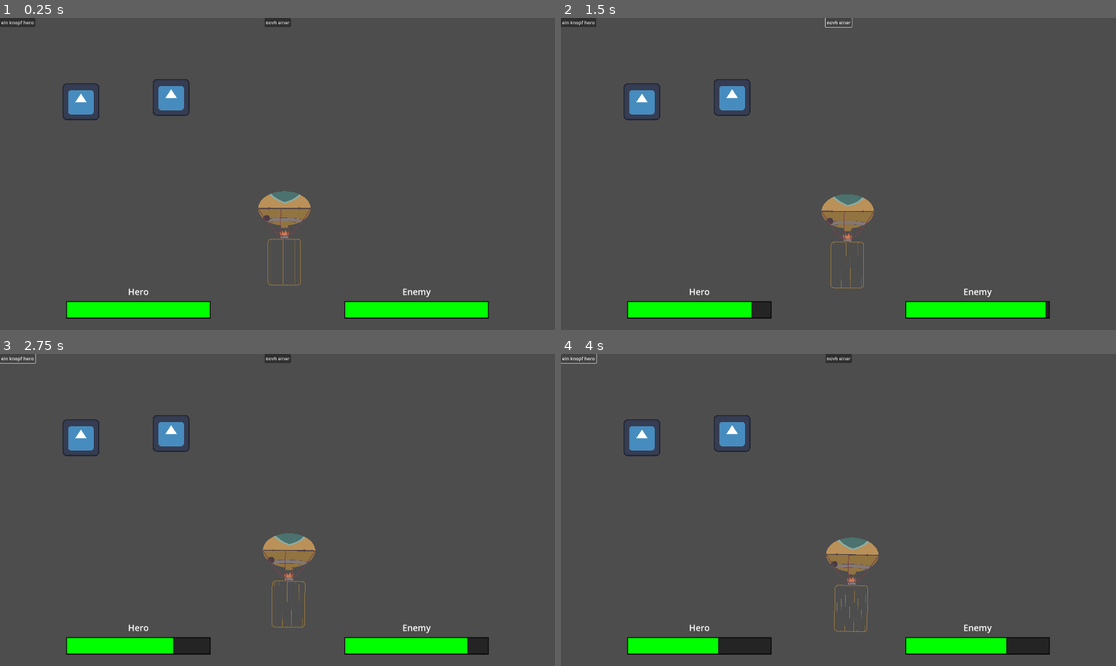
Above: before the commit, frames 1-4 (two rows, left to right).
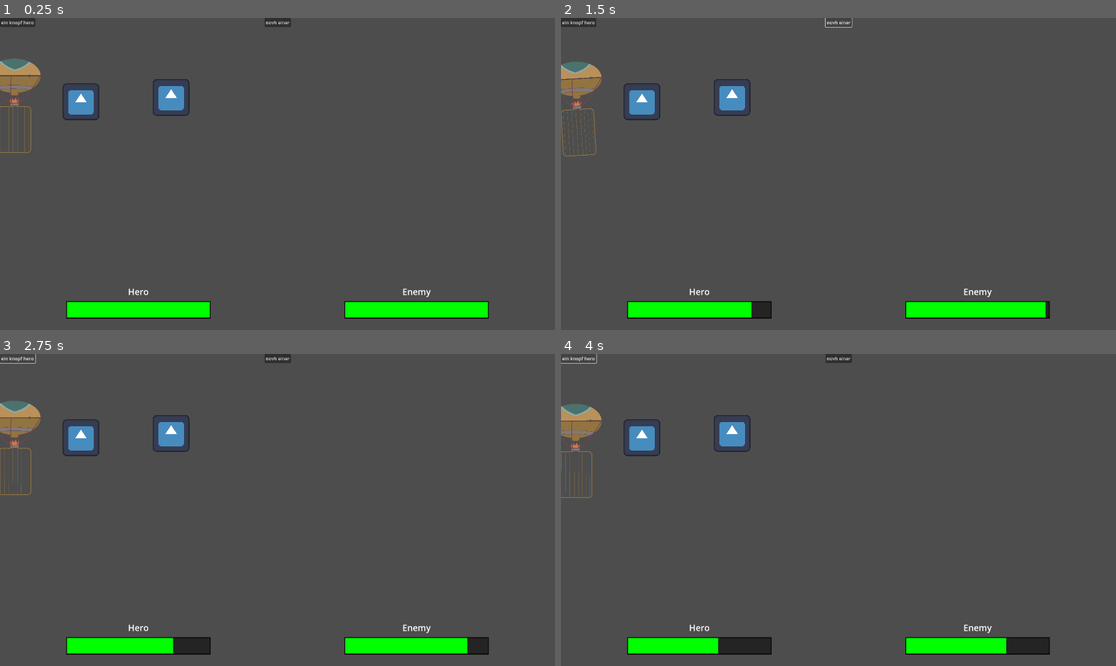
Above: after the commit, the same moments.

Repository: panorb/ludum-dare-53
Game: Godot game, scene res://world.tscn
Same seed, same stepped clock (60 frames per second), same inputs: the game is played once before the commit and once after it. The engine's default icon, where the game draws it, is replaced by a stand-in: a white triangle on a blue panel in a dark square.
Inputs:
- Up to frame 1 (0.25 s): no input
- Up to frame 2 (1.5 s): click "ein knopf hero" at 0.5 s; click "novh einer" at 1.25 s
- Up to frame 3 (2.75 s): click "ein knopf hero" at 2 s
- Up to frame 4 (4 s): click "novh einer" at 2.75 s; click "ein knopf hero" at 3.5 s

The runs differ from the first frame. In frame 1, 1.8% of the frame differs, in the area x 0-56%, y 12-86%; in frame 2, 1.8%, in the area x 0-57%, y 14-87%; in frame 3, 1.8%; in frame 4, 1.8%.

Commit message:
Update balloon.tscn

Diff:
--- a/godot/game/balloon/balloon.tscn
+++ b/godot/game/balloon/balloon.tscn
@@ -1,26 +1,41 @@
-[gd_scene load_steps=5 format=3 uid="uid://dqrb0owc04n30"]
+[gd_scene load_steps=7 format=3 uid="uid://dqrb0owc04n30"]
 
 [ext_resource type="Script" path="res://game/balloon/balloon.gd" id="1_00v08"]
 [ext_resource type="Texture2D" uid="uid://baoqd4onlxlqo" path="res://game/balloon/balloon_cage.svg" id="2_7bswg"]
 [ext_resource type="Texture2D" uid="uid://bh26q30j4picy" path="res://game/balloon/balloon_head.svg" id="2_ilerb"]
 [ext_resource type="Texture2D" uid="uid://b8f182hxp7gas" path="res://game/balloon/fire.svg" id="3_ugihq"]
 
-[node name="Balloon" type="Node2D"]
+[sub_resource type="CapsuleShape2D" id="CapsuleShape2D_fu81c"]
+radius = 166.56
+height = 574.3
 
-[node name="CharacterBody2D" type="CharacterBody2D" parent="."]
-position = Vector2(984, 683)
-scale = Vector2(0.3, 0.3)
+[sub_resource type="RectangleShape2D" id="RectangleShape2D_ogpq1"]
+size = Vector2(350, 505)
+
+[node name="Balloon" type="CharacterBody2D"]
 script = ExtResource("1_00v08")
 
-[node name="Cage" type="Sprite2D" parent="CharacterBody2D"]
+[node name="Cage" type="Sprite2D" parent="."]
+scale = Vector2(0.3, 0.3)
 texture = ExtResource("2_7bswg")
-offset = Vector2(0, 540)
+offset = Vector2(0, 620)
 
-[node name="Fire" type="Sprite2D" parent="CharacterBody2D"]
+[node name="Fire" type="Sprite2D" parent="."]
+scale = Vector2(0.3, 0.3)
 texture = ExtResource("3_ugihq")
-offset = Vector2(-2, 210)
+offset = Vector2(-2, 290)
 
-[node name="Head" type="Sprite2D" parent="CharacterBody2D"]
+[node name="Head" type="Sprite2D" parent="."]
+scale = Vector2(0.3, 0.3)
 texture = ExtResource("2_ilerb")
+offset = Vector2(0, 80)
 
-[node name="CollisionShape2D" type="CollisionShape2D" parent="CharacterBody2D"]
+[node name="CollisionShapeHead" type="CollisionShape2D" parent="."]
+rotation = 1.5708
+scale = Vector2(0.3, 0.3)
+shape = SubResource("CapsuleShape2D_fu81c")
+
+[node name="CollisionShapeCage" type="CollisionShape2D" parent="."]
+position = Vector2(0, 186)
+scale = Vector2(0.3, 0.3)
+shape = SubResource("RectangleShape2D_ogpq1")
